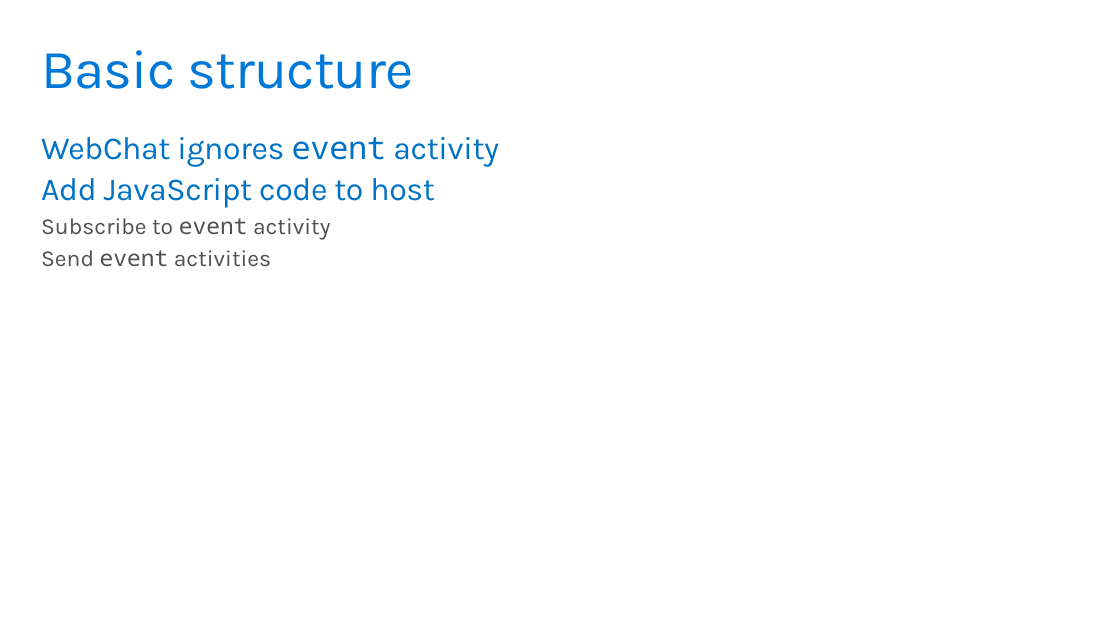
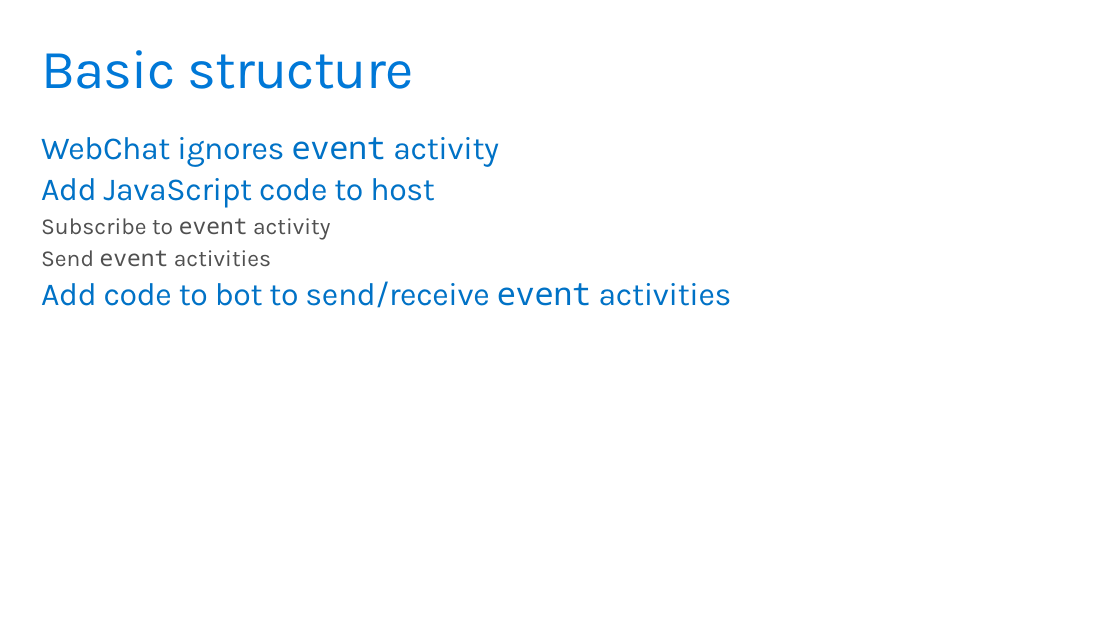
Before and after one commit to GeekTrainer/help-desk-bot-lab, a slide deck: slide 9 of Slides/8 - Backchannel.pptx. Drawn at 1120x630 pixels with LibreOffice and Linux fonts; fonts in the diff are those of the drawing. Boxes give left, top, right and bottom in pixels: in the first picture for what was removed or moved away, otherwise in the second. Text is boxed around its words. In the diff, an @@ line names an element or a change of style, - is before the commit and + after.

```diff
--- a/Slides/8 - Backchannel.pptx
+++ b/Slides/8 - Backchannel.pptx
@@ text at (41,281,732,308): paragraph added @@
+Add code to bot to send/receive event activities
```
Also in this commit, not shown: 3 other slides changed.
